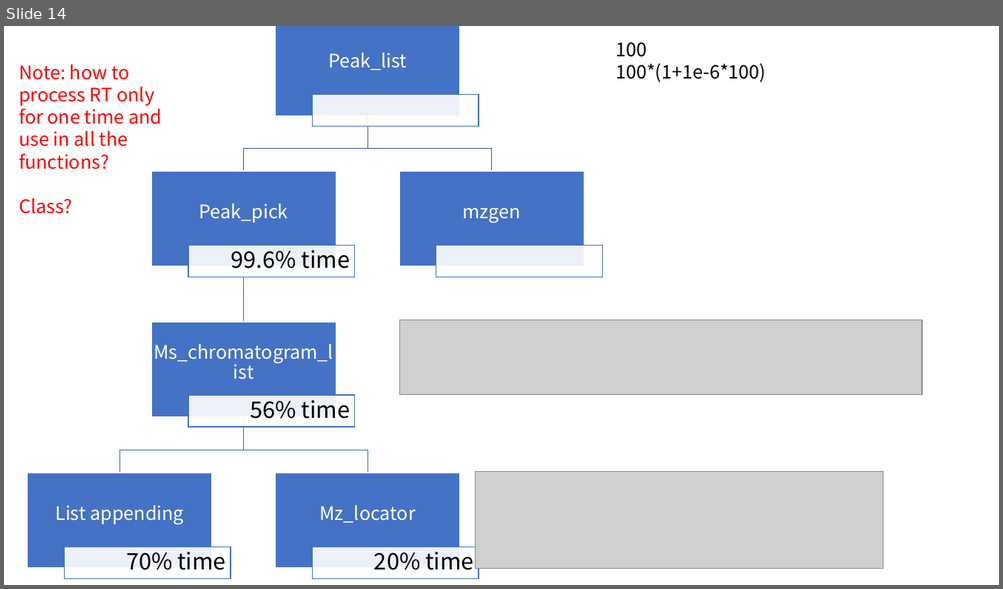
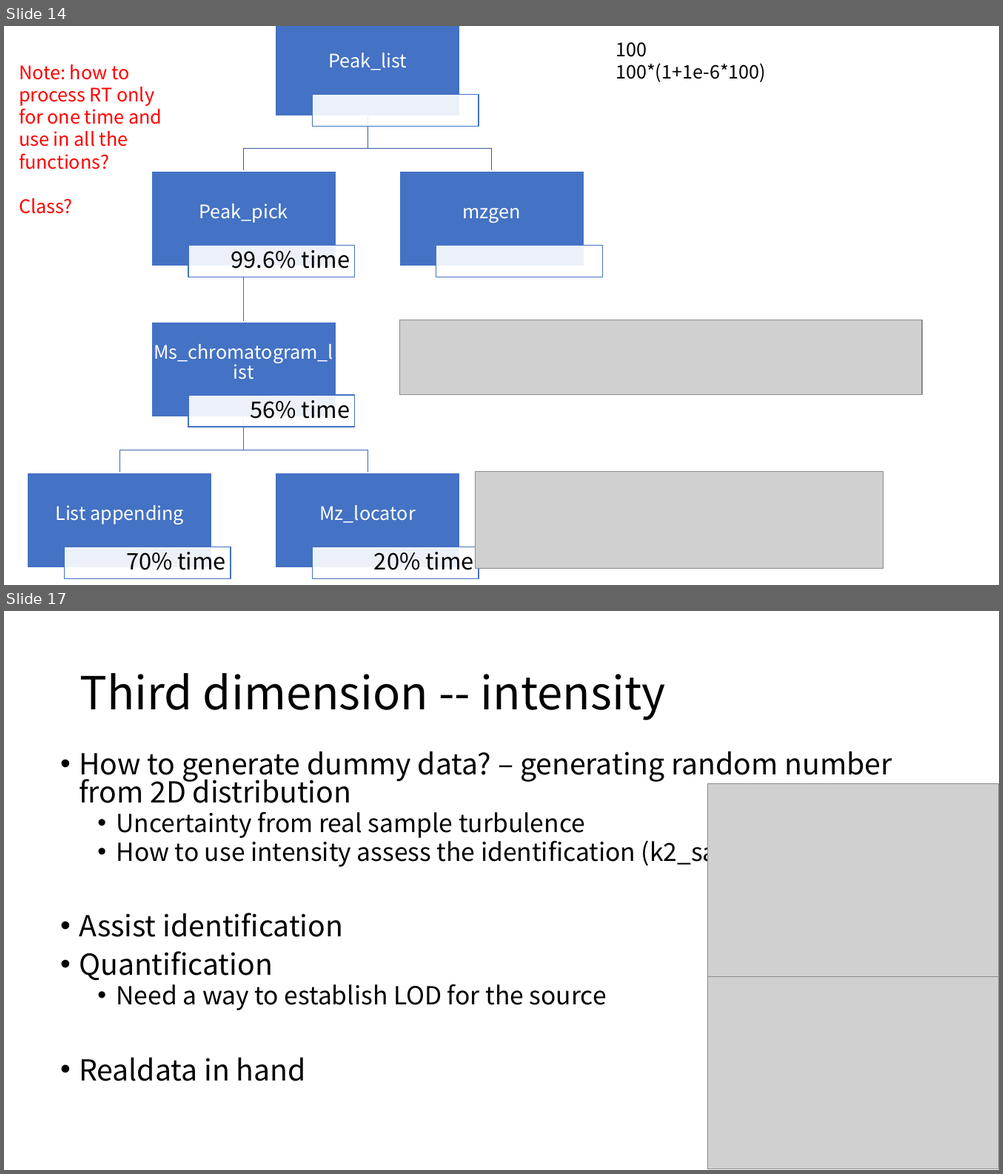
Before and after one commit to XiminHu/mass-suite, a slide deck: doc/CR-20210202.pptx. Shown one above the other, each under a label of ours: slide 14 before the commit, slides 14 and 17 after it; the slides between them are not shown. The pictures are 1003x589 and 1003x1174 pixels, drawn with LibreOffice and Linux fonts; fonts in the diff are those of the drawing; grey boxes stand for pictures. Boxes give left, top, right and bottom in pixels: in the first picture for what was removed or moved away, otherwise in the second. Text is boxed around its words. In the diff, an @@ line names an element or a change of style, - is before the commit and + after.

Commit message:
source pattern rec trail

```diff
--- a/doc/CR-20210202.pptx
+++ b/doc/CR-20210202.pptx
@@ slide 17 added at [4,611,999,1170], background #FFFFFF @@
@@ title added at [79,673,666,721], 44 pt, text #000000 @@
+Third dimension -- intensity
@@ text added at [79,751,892,1082], 24 pt, text #000000 @@
+• How to generate dummy data? – generating random number from 2D distribution
+  • Uncertainty from real sample turbulence
+  • How to use intensity assess the identification (k2_samp?)
+• Assist identification
+• Quantification
+  • Need a way to establish LOD for the source
+• Realdata in hand
@@ picture added at [708,784,999,977] @@
@@ picture added at [708,977,999,1169] @@
```
Also in this commit, not shown: 3 other slides added, 7 other files.
